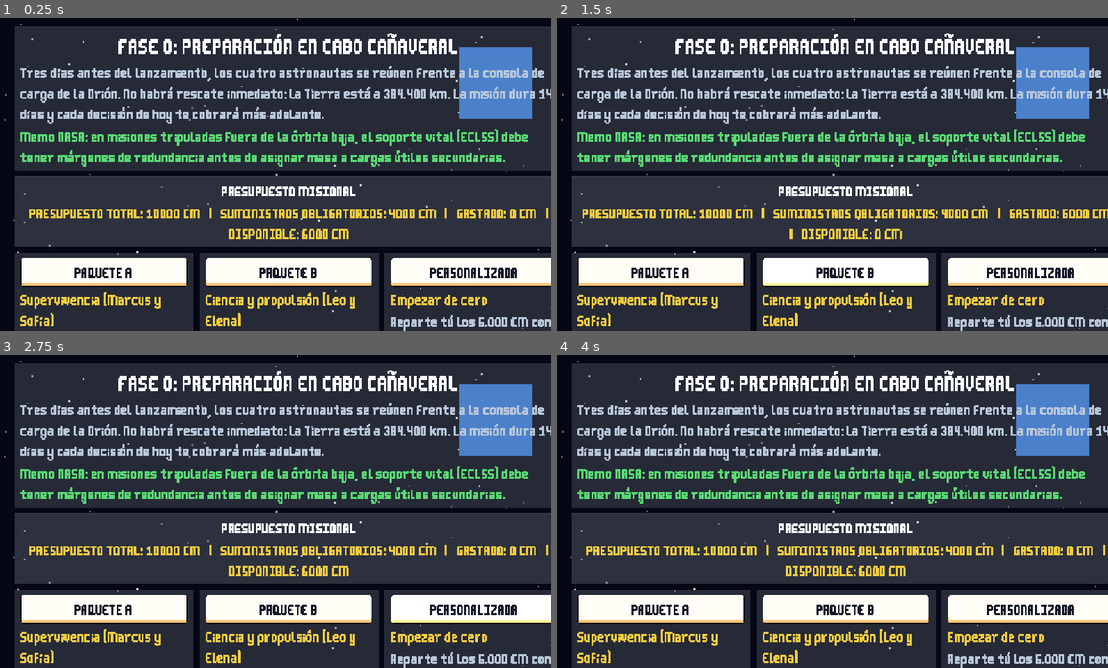
Above: before the commit, frames 1-4 (two rows, left to right).
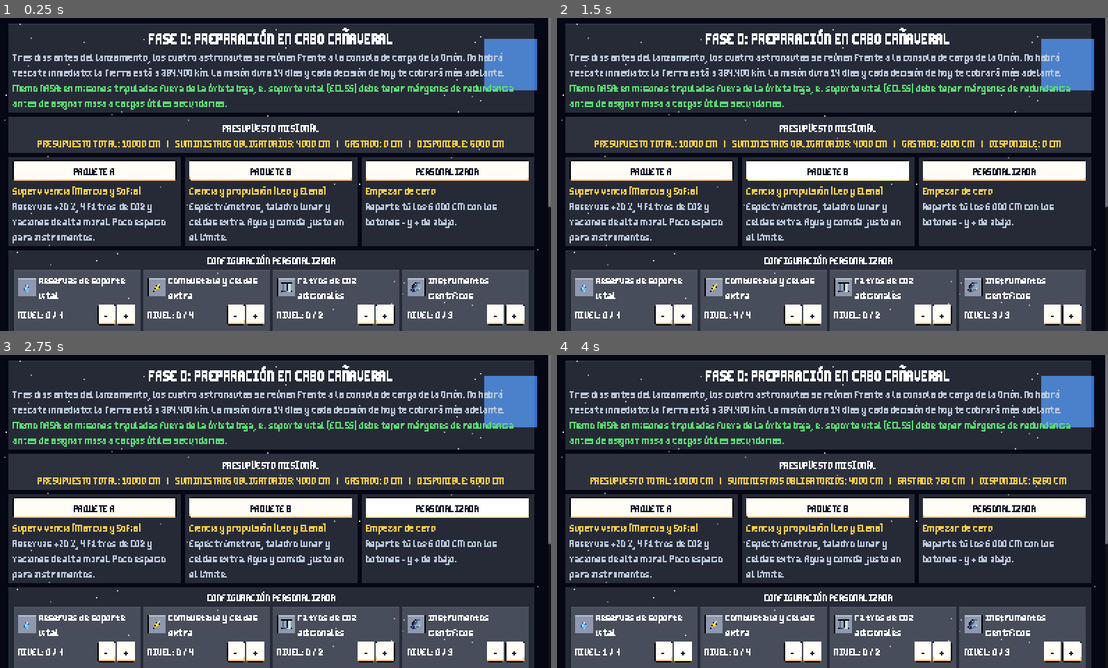
Above: after the commit, the same moments.

Repository: GiovannyBatista/Reto-de-la-nasa
Game: Godot game, scene res://scenes/shop.tscn
The game is run twice, just before and just after one commit, with the same random seed, the same clock (stepped at 60 frames per second) and the same inputs.
Inputs (mouse positions are in pixels of both pictures, inside the frame that each line leads up to):
- Up to frame 1 (0.25 s): no input
- Up to frame 2 (1.5 s): click "PAQUETE A" at 0.5 s; click "PAQUETE B" at 1.25 s
- Up to frame 3 (2.75 s): click "PERSONALIZADA" at 2 s
- Up to frame 4 (4 s): click (661, 652) at 2.75 s, where only the run after the commit has a clickable "-"; click (683, 652) at 3.5 s, where only the run after the commit has a clickable "+"

The runs differ from the first frame. In frame 1, 51% of the frame differs, in the area x 0-100%, y 0-100%; in frame 2, 51%; in frame 3, 51%; in frame 4, 51%.

Commit message:
Agregando iconos

Diff:
--- a/project.godot
+++ b/project.godot
@@ -22,6 +22,8 @@
 
 [display]
 
+window/size/viewport_width=1600
+window/size/viewport_height=900
 window/stretch/mode="canvas_items"
 window/stretch/aspect="expand"
 
--- a/srcipts/Shop.gd
+++ b/srcipts/Shop.gd
@@ -18,7 +18,8 @@
 @export var icono_celdas: Texture2D
 @export var icono_filtros: Texture2D
 @export var icono_instrumentos: Texture2D
-const TAM_RANURA: int = 52       # tamaño del cuadro del icono (px)
+const ESCALA_SWITCH: int = 3     # cuántas veces se agranda el interruptor (2, 3, 4...)
+const TAM_RANURA: int = 52      # tamaño del cuadro del icono (px)
 const TAM_ICONO: int = 32        # tamaño del icono dentro del cuadro (px)
 const BORDE_MARCO: int = 4       # píxeles de borde del marco que no se estiran
 
@@ -390,7 +391,7 @@
 	for par in [["checked", "switch_on"], ["checked_disabled", "switch_on"], ["unchecked", "switch_off"], ["unchecked_disabled", "switch_off"]]:
 		var ruta_sw: String = "res://assets/ui/%s.png" % par[1]
 		if ResourceLoader.exists(ruta_sw):
-			sin_tiempo.add_theme_icon_override(par[0], load(ruta_sw))
+			sin_tiempo.add_theme_icon_override(par[0], _escalar(load(ruta_sw), ESCALA_SWITCH))
 	der.add_child(sin_tiempo)
 	_texto(der, "Sin temporizador\nen las decisiones", C_TEXTO_SUAVE)
 
@@ -425,6 +426,14 @@
 	niveles[id] = nuevo
 	etiqueta_mensaje.text = ""
 	actualizar()
+
+# Agranda una imagen por un factor entero, sin suavizar (mantiene los píxeles duros)
+func _escalar(tex: Texture2D, factor: int) -> Texture2D:
+	var img: Image = tex.get_image()
+	if img == null or factor <= 1:
+		return tex
+	img.resize(img.get_width() * factor, img.get_height() * factor, Image.INTERPOLATE_NEAREST)
+	return ImageTexture.create_from_image(img)
 
 func _on_modo_sin_tiempo(activado: bool):
 	GameManager.modo_sin_temporizador = activado
